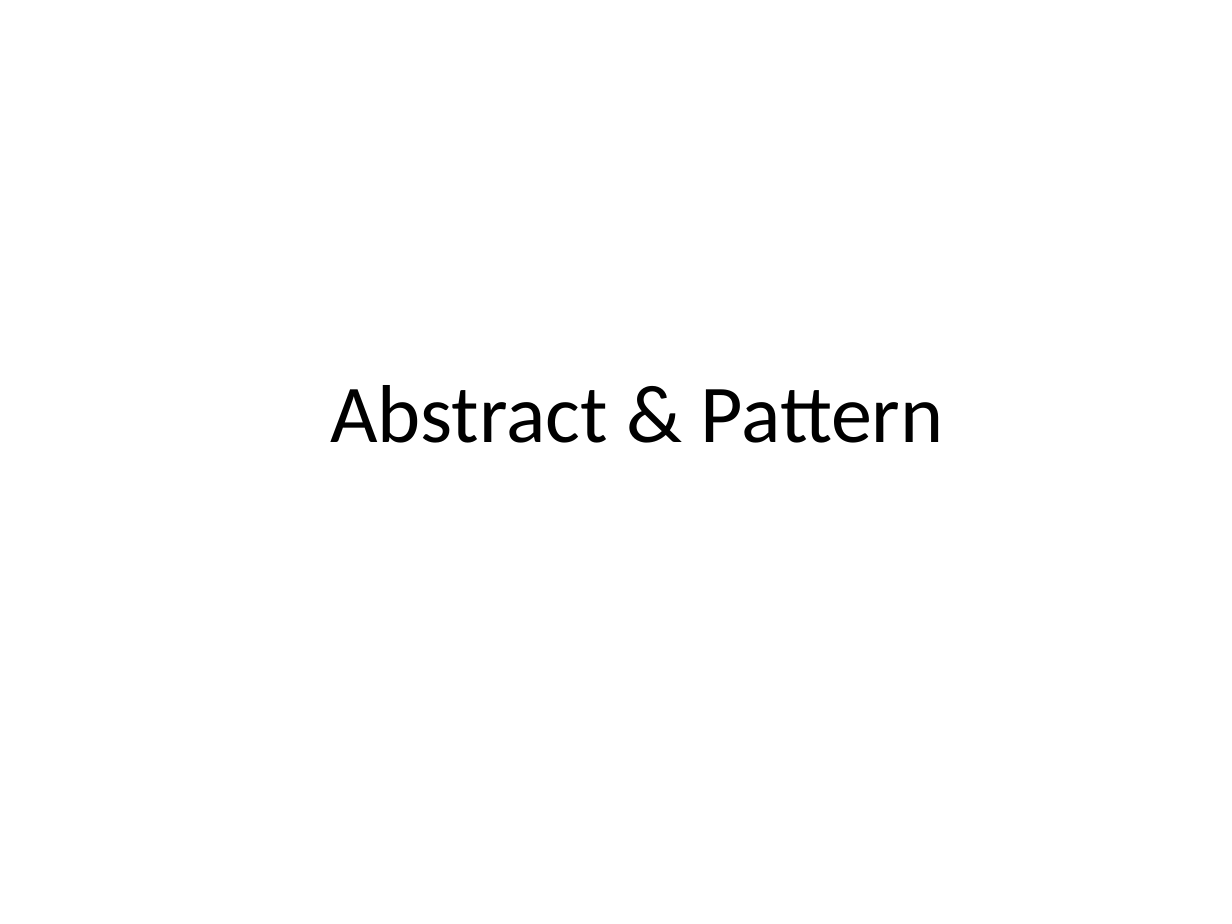
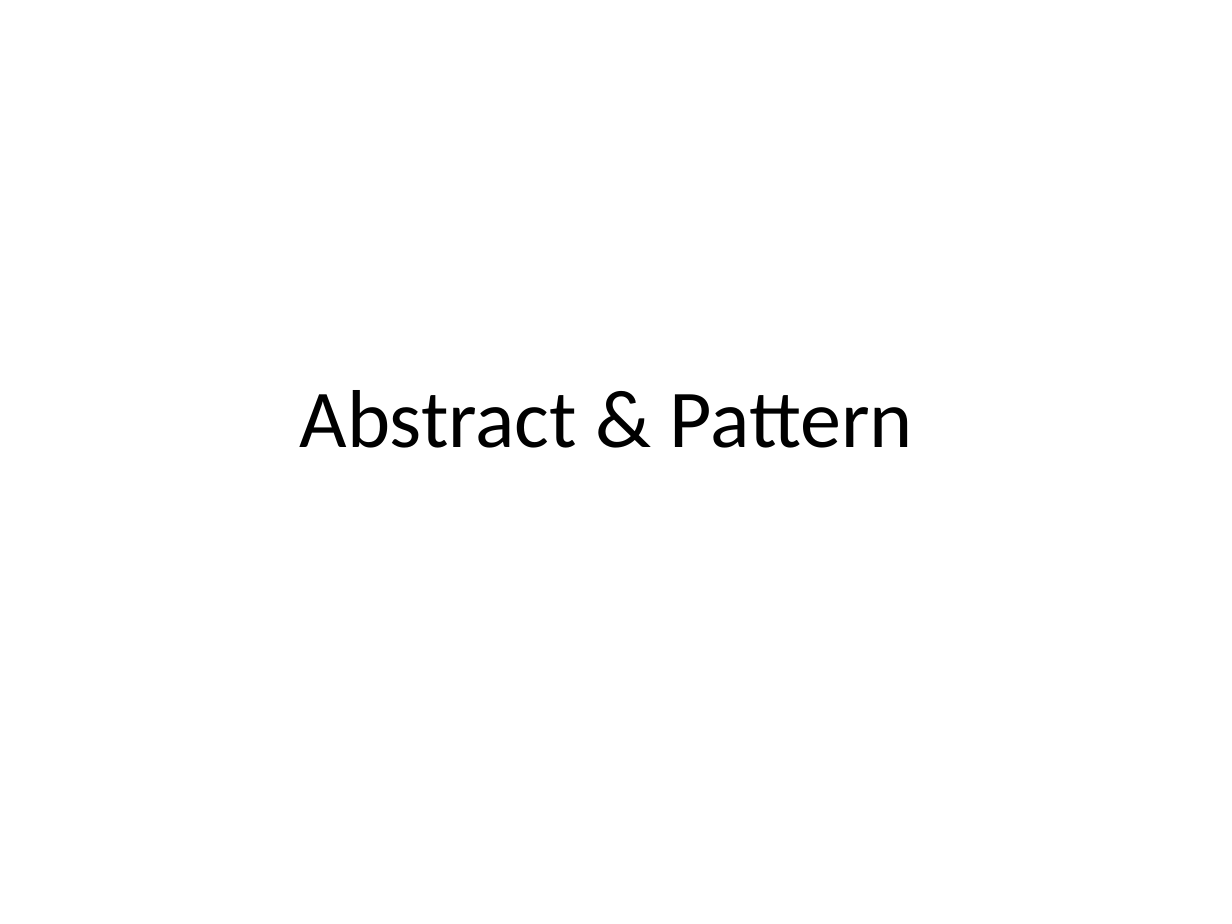
Before and after one commit to hotjk/translation, a slide deck: slide 1 of abstract.pptx. Drawn at 1232x924 pixels with LibreOffice and Linux fonts; fonts in the diff are those of the drawing. Boxes give left, top, right and bottom in pixels: in the first picture for what was removed or moved away, otherwise in the second. Text is boxed around its words. In the diff, an @@ line names an element or a change of style, - is before the commit and + after.

Commit message:
slide update

```diff
--- a/abstract.pptx
+++ b/abstract.pptx
@@ text "Abstract & Pattern": place and size @@
-text "Abstract & Pattern" at (330,385,944,443)
+text "Abstract & Pattern" at (300,390,913,448)
```
Also in this commit, not shown: 4 slides added.
